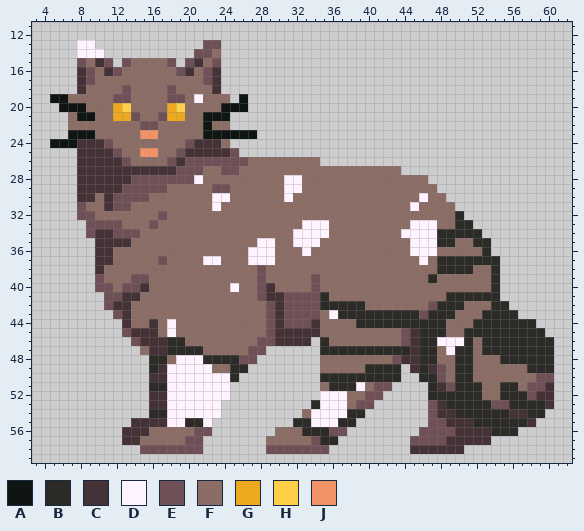
A pixel-art sprite gets an edit: temp.png. Above: the version before the commit.
The file is 64x64 pixels. Shown: x 3..62, y 11..59.
Palette (. is transparent): A #0e1513  B #2d2b27  C #453236  D #fff3ff  E #6f5057  F #8b6d65  G #eca81f  H #ffd047  J #f29267
The result:
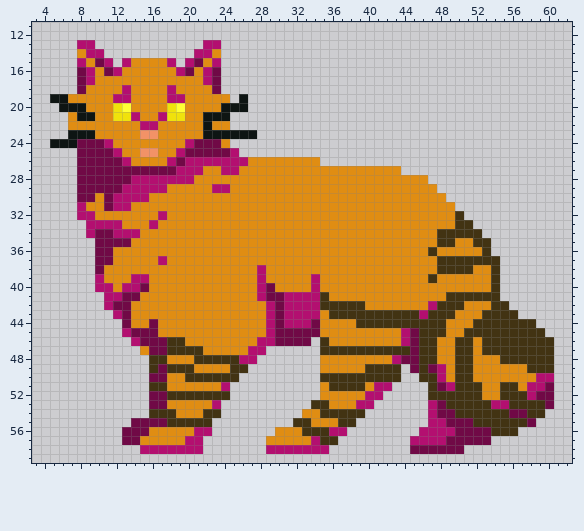
What changed:
Colour B changes from #2d2b27 to #423313.
Colour C changes from #453236 to #700946.
Colour E changes from #6f5057 to #b30f70.
Colour F changes from #8b6d65 to #e08d13.
Colour G changes from #eca81f to #f0e20c.
Colour H changes from #ffd047 to #ffff34.
The author changed colour D to colour B in row 36 at x 47; in row 43 at x 36; in row 46 at x 50; in row 48 at x 21; in row 49 at x 18 to 20; in row 50 at x 20 to 24.
The author changed colour D to colour B in row 51 at x 39; in row 52 at x 18 to 24; in row 53 at x 35; in row 54 at x 18, 22 to 23 and 35 to 37; in row 55 at x 18 to 19 and 22.
The author changed colour D to colour E in row 13 at x 8 to 9; in row 14 at x 9 to 10; in row 51 at x 24; in row 53 at x 23.
The author changed colour D to colour F in row 14 at x 8; in row 19 at x 21; in row 28 at x 21 and 31 to 32; in row 29 at x 31 to 32; in row 30 at x 23 to 24, 31 and 46; in row 31 at x 23 and 45.
The author changed colour D to colour F in row 33 at x 33 to 35 and 45 to 47; in row 34 at x 32 to 35 and 44 to 47; in row 35 at x 28 to 29, 32 to 34 and 45 to 47; in row 36 at x 27 to 29, 33 and 45 to 46; in row 37 at x 22 to 23, 27 to 29 and 46; in row 40 at x 25.
The author changed colour D to colour F in rows 44 to 45 at x 18; in row 46 at x 48 to 49; in row 47 at x 49; in row 48 at x 19 to 20; in row 49 at x 21 to 22; in row 50 at x 18 to 19.
The author changed colour D to colour F in row 51 at x 18 to 23; in row 52 at x 35 to 37; in row 53 at x 18 to 22 and 36 to 37; in row 54 at x 19 to 21 and 34; in row 55 at x 34 to 36.
Changed places in both pictures, as pixel boxes (x1, y1, x2, y2):
changed: (68, 40, 554, 454)
